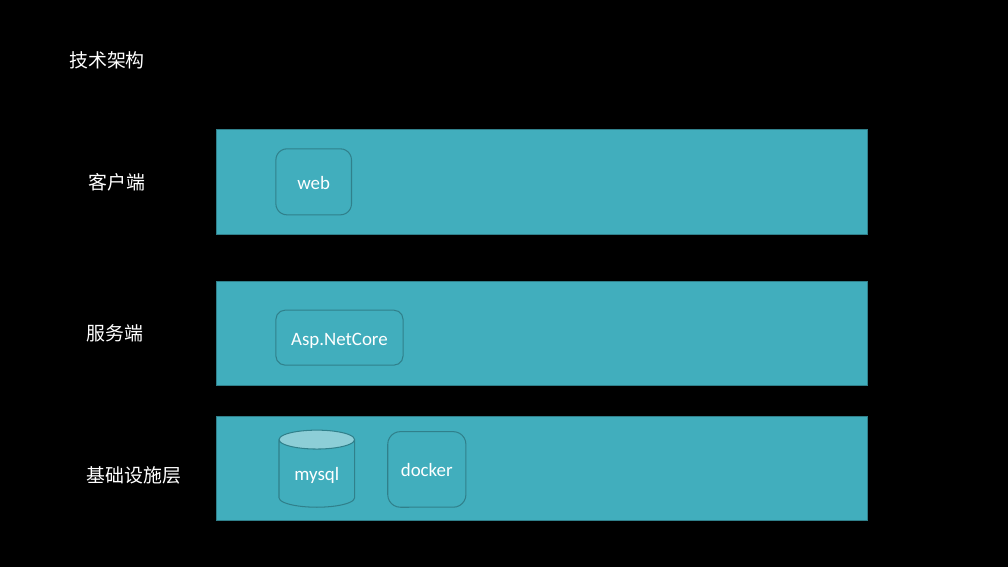
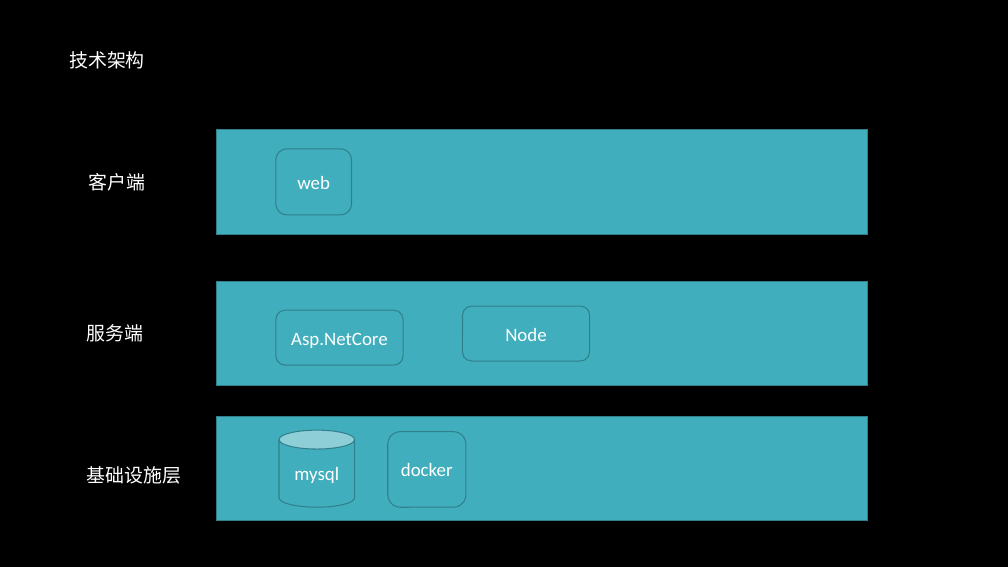
Before and after one commit to iyouW/ApiManager, a slide deck: slide 1 of docs/ApiManager_Architect.pptx. Drawn at 1008x567 pixels with LibreOffice and Linux fonts; fonts in the diff are those of the drawing; background and template pictures are left out. Boxes give left, top, right and bottom in pixels: in the first picture for what was removed or moved away, otherwise in the second. Text is boxed around its words. In the diff, an @@ line names an element or a change of style, - is before the commit and + after.

```diff
--- a/docs/ApiManager_Architect.pptx
+++ b/docs/ApiManager_Architect.pptx
@@ rounded rectangle added at [463, 306, 590, 361], fill #41AEBD, outline #30818C 1 pt, 18 pt, text #FFFFFF @@
+Node
```
Also in this commit, not shown: 1 other slide changed, 10 other files.
